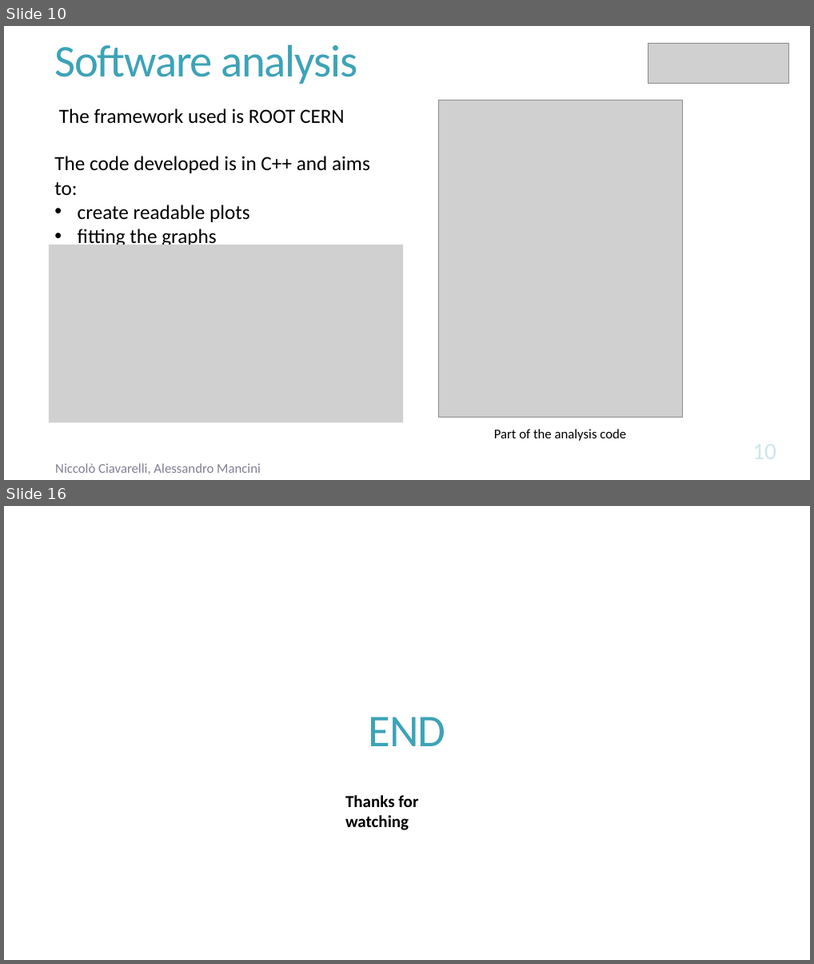
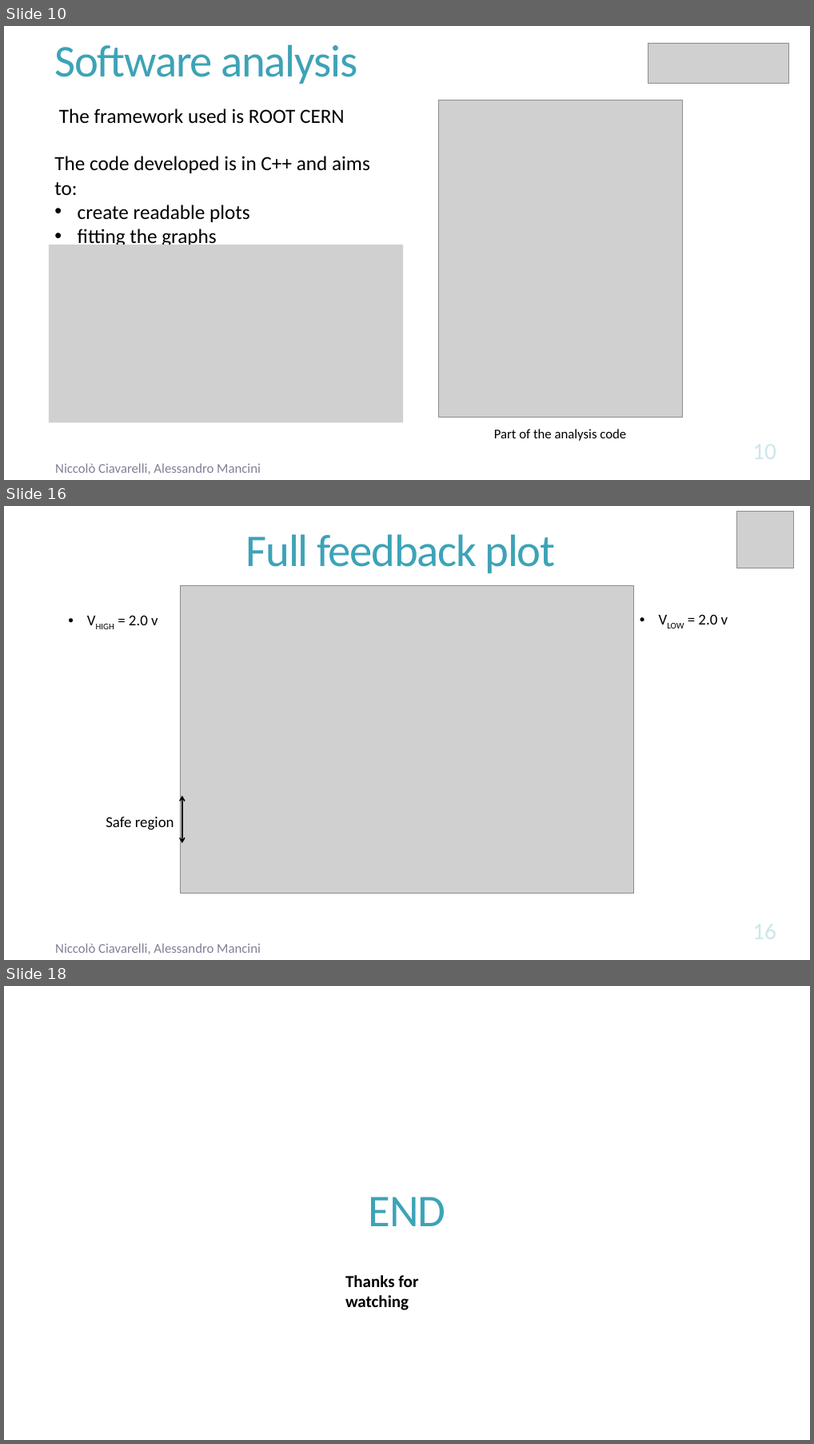
Before and after one commit to ciavanick/ArtificialPancreas, a slide deck: Presentation.pptx. Shown one above the other, each under a label of ours: slides 10 and 16 before the commit, slides 10, 16 and 18 after it; the slides between them are not shown. The pictures are 814x964 and 814x1444 pixels, drawn with LibreOffice and Linux fonts; fonts in the diff are those of the drawing; grey boxes stand for pictures. Boxes give left, top, right and bottom in pixels: in the first picture for what was removed or moved away, otherwise in the second. Text is boxed around its words. In the diff, an @@ line names an element or a change of style, - is before the commit and + after.

Commit message:
changes in the presentation

```diff
--- a/Presentation.pptx
+++ b/Presentation.pptx
@@ slide 16 added at (4, 506, 810, 960), background #FFFFFF @@
@@ picture added at (738, 511, 794, 568) @@
@@ title added at (246, 534, 556, 573), 54 pt, text #3DA3B7 @@
+Full feedback plot
@@ picture added at (181, 585, 634, 892) @@
@@ text added at (129, 615, 158, 625), 18 pt, text #000000 @@
+• VHIGH = 2.0 v
@@ text added at (698, 614, 729, 624), 18 pt, text #000000 @@
+• VLOW = 2.0 v
@@ text added at (106, 816, 174, 830), 18 pt, text #000000 @@
+Safe region
@@ double arrow added from (182, 795) to (182, 843), #000000 1.5 pt @@
@@ text added at (55, 943, 261, 954), 16 pt, text #635F7C at 80% opacity @@
+Niccolò Ciavarelli, Alessandro Mancini
@@ what was slide 16 is now slide 18 @@
```
Also in this commit, not shown: 1 other slide added.
